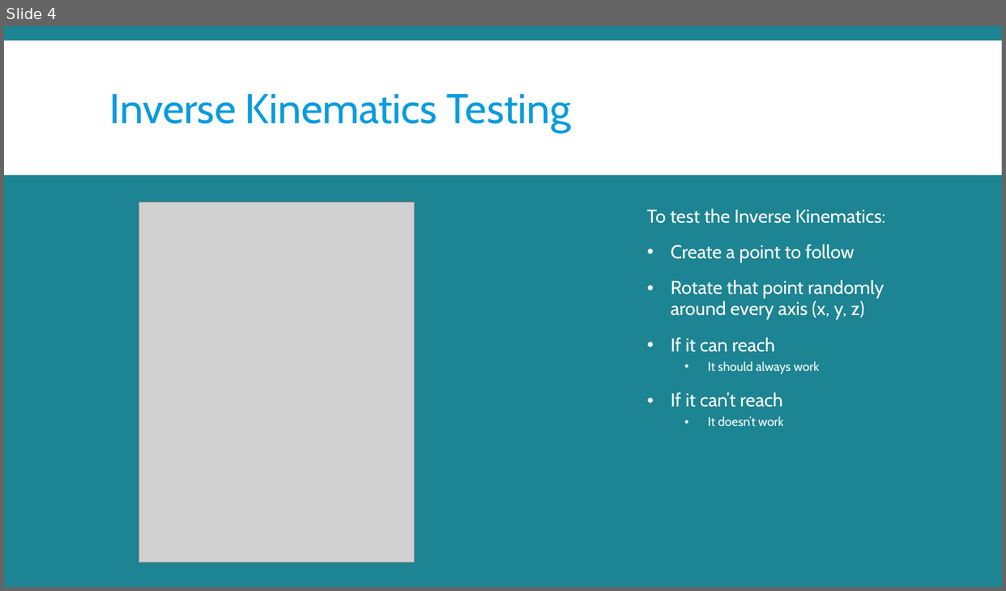
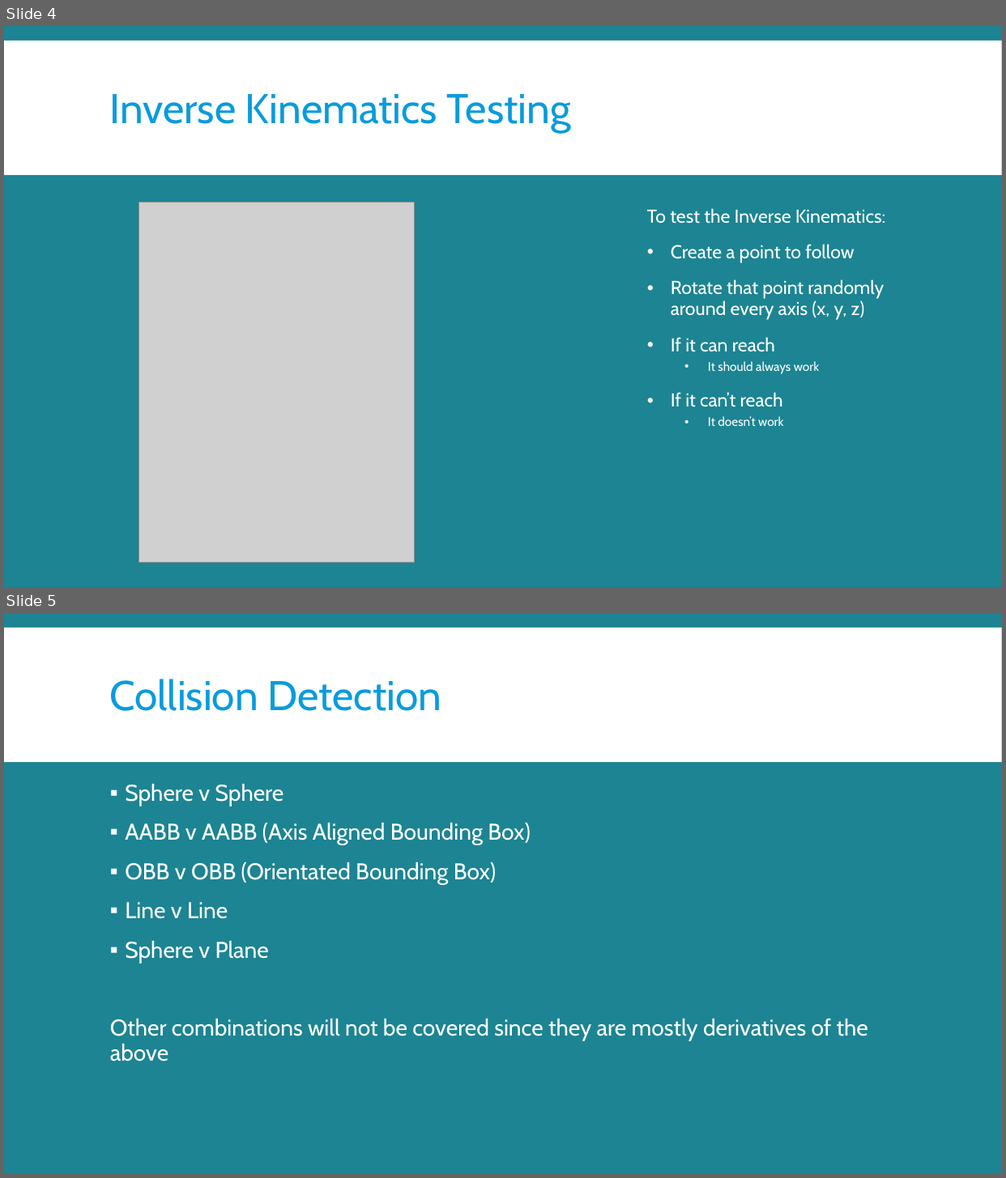
Before and after one commit to migiesmith/Physics-based-Animation-Coursework, a slide deck: Presentation/Inverse Kinematics and Particles.pptx. Shown one above the other, each under a label of ours: slide 4 before the commit, slides 4 and 5 after it. The pictures are 1006x591 and 1006x1178 pixels, drawn with LibreOffice and Linux fonts; fonts in the diff are those of the drawing; grey boxes stand for pictures. Boxes give left, top, right and bottom in pixels: in the first picture for what was removed or moved away, otherwise in the second. Text is boxed around its words. In the diff, an @@ line names an element or a change of style, - is before the commit and + after.

```diff
--- a/Presentation/Inverse Kinematics and Particles.pptx
+++ b/Presentation/Inverse Kinematics and Particles.pptx
@@ slide 5 added at <box>4,613,1002,1174</box>, background #1C8492; not listed: 1 template element that a slide beside it also shows @@
@@ title added at <box>110,679,441,711</box>, 40 pt, text #099BDD @@
+Collision Detection
@@ text added at <box>110,784,868,1062</box>, 22 pt, text #FFFFFF @@
+▪ Sphere v Sphere
+▪ AABB v AABB (Axis Aligned Bounding Box)
+▪ OBB v OBB (Orientated Bounding Box)
+▪ Line v Line
+▪ Sphere v Plane
+Other combinations will not be covered since they are mostly derivatives of the above
```
Also in this commit, not shown: 10 other slides added, 1 other file.
